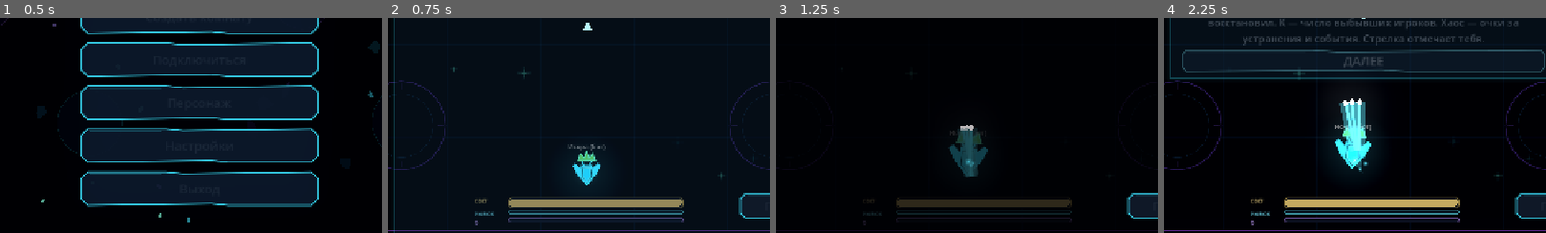
Above: before the commit, frames 1-4 (left to right).
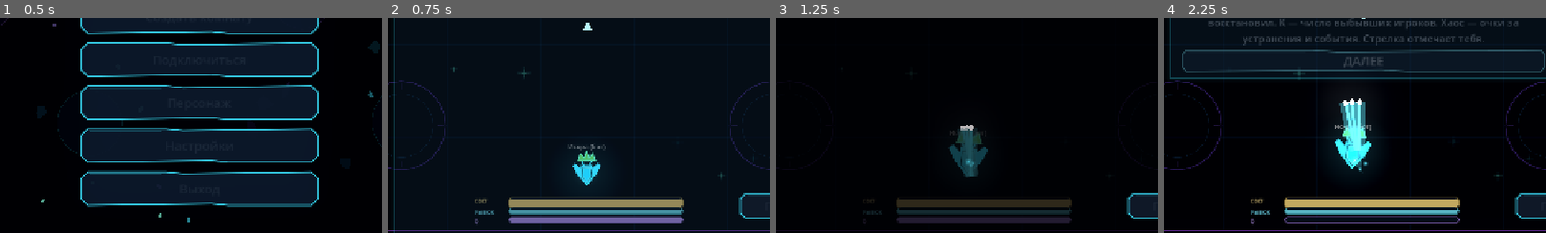
Above: after the commit, the same moments.

Repository: DvoreZZKy/svetobalamut
Game: Godot game, scene res://scenes/menu.tscn
The game is run twice, just before and just after one commit, with the same random seed, the same clock (stepped at 60 frames per second) and the same inputs.
Inputs (mouse positions are % of the whole screen's width and height, from its top left):
- Up to frame 1 (0.5 s): no input
- Up to frame 2 (0.75 s): click "Играть одному (с ботами)" at 0.5 s
- Up to frame 3 (1.25 s): no input
- Up to frame 4 (2.25 s): tap Enter (restart) at 1.25 s; move the mouse to (72, 45) at 1.27 s; hold D (right) 1.28-2 s; hold Space (dash) 1.28-2 s; tap Q (ability) at 1.35 s; click (72, 45) at 1.42 s; click "ДАЛЕЕ" at 2 s
The pictures show only the part of the screen within x 24-74%, y 49-99%; the shares and areas given below are measured in that part.

Frame 1 is identical in both runs. In frame 2, 2.4% of the frame differs, in the area x 22-78%, y 84-97%; in frame 3, 1.6%; in frame 4, 1.6%.

Commit message:
Keep shadow light meter empty, improve cooldown fills and add category icons

Diff:
--- a/scripts/arena.gd
+++ b/scripts/arena.gd
@@ -71,14 +71,16 @@
 			Vector2(0, h - cut), Vector2(0, cut)
 		])
 		draw_colored_polygon(frame, Color("#06101e", 0.96))
-		var fill_w := maxf(0.0, w * fill_ratio - 2.0)
-		if fill_w > 2.0:
-			var fill_cut := minf(cut, fill_w * 0.35)
+		var fill_w := clampf(w * fill_ratio - 2.0, 0.0, w - 2.0)
+		var inner_top := 1.5
+		var inner_bottom := maxf(inner_top + 1.0, h - 1.5)
+		if fill_w > 1.0 and inner_bottom > inner_top:
+			var fill_cut := minf(3.0, minf((inner_bottom - inner_top) * 0.45, fill_w * 0.3))
 			var fill := PackedVector2Array([
-				Vector2(1 + fill_cut, 2), Vector2(fill_w - fill_cut, 2),
-				Vector2(fill_w, 2 + fill_cut), Vector2(fill_w, h - 2 - fill_cut),
-				Vector2(fill_w - fill_cut, h - 2), Vector2(1 + fill_cut, h - 2),
-				Vector2(1, h - 2 - fill_cut), Vector2(1, 2 + fill_cut)
+				Vector2(1 + fill_cut, inner_top), Vector2(maxf(1 + fill_cut, fill_w - fill_cut), inner_top),
+				Vector2(fill_w, inner_top + fill_cut), Vector2(fill_w, inner_bottom - fill_cut),
+				Vector2(maxf(1 + fill_cut, fill_w - fill_cut), inner_bottom), Vector2(1 + fill_cut, inner_bottom),
+				Vector2(1, inner_bottom - fill_cut), Vector2(1, inner_top + fill_cut)
 			])
 			draw_colored_polygon(fill, tint.lightened(0.12))
 		draw_polyline(PackedVector2Array([frame[0], frame[1], frame[2], frame[3], frame[4], frame[5], frame[6], frame[7], frame[0]]), tint.darkened(0.22), 1.5, true)
@@ -444,24 +446,24 @@
 	light_bar.offset_right = 160
 	light_bar.offset_top = -65
 	light_bar.offset_bottom = -51
-	dash_bar = _bar(Vector2.ZERO, Vector2(292, 6), Color("#62eaff"), cl)
+	dash_bar = _bar(Vector2.ZERO, Vector2(292, 9), Color("#62eaff"), cl)
 	dash_bar.anchor_left = 0.5
 	dash_bar.anchor_right = 0.5
 	dash_bar.anchor_top = 1.0
 	dash_bar.anchor_bottom = 1.0
 	dash_bar.offset_left = -132
 	dash_bar.offset_right = 160
-	dash_bar.offset_top = -43
+	dash_bar.offset_top = -46
 	dash_bar.offset_bottom = -37
-	ability_bar = _bar(Vector2.ZERO, Vector2(292, 6), Color("#b68aff"), cl)
+	ability_bar = _bar(Vector2.ZERO, Vector2(292, 9), Color("#b68aff"), cl)
 	ability_bar.anchor_left = 0.5
 	ability_bar.anchor_right = 0.5
 	ability_bar.anchor_top = 1.0
 	ability_bar.anchor_bottom = 1.0
 	ability_bar.offset_left = -132
 	ability_bar.offset_right = 160
-	ability_bar.offset_top = -29
-	ability_bar.offset_bottom = -23
+	ability_bar.offset_top = -31
+	ability_bar.offset_bottom = -22
 	var light_caption := _label("СВЕТ", 9, Vector2.ZERO, Vector2(54, 14), cl)
 	light_caption.anchor_left = 0.5
 	light_caption.anchor_right = 0.5
@@ -479,8 +481,8 @@
 	dash_caption.anchor_bottom = 1.0
 	dash_caption.offset_left = -190
 	dash_caption.offset_right = -138
-	dash_caption.offset_top = -43
-	dash_caption.offset_bottom = -29
+	dash_caption.offset_top = -46
+	dash_caption.offset_bottom = -32
 	dash_caption.add_theme_color_override("font_color", Color("#76eaff"))
 	var ability_caption := _label("Q", 9, Vector2.ZERO, Vector2(54, 14), cl)
 	ability_caption.anchor_left = 0.5
@@ -489,8 +491,8 @@
 	ability_caption.anchor_bottom = 1.0
 	ability_caption.offset_left = -190
 	ability_caption.offset_right = -138
-	ability_caption.offset_top = -29
-	ability_caption.offset_bottom = -15
+	ability_caption.offset_top = -31
+	ability_caption.offset_bottom = -17
 	ability_caption.add_theme_color_override("font_color", Color("#c3a0ff"))
 	capsule_ammo_lbl = _label("ВОЛНЫ  ◆ ◆ ◆ ◆", 12, Vector2(18, 0), Vector2(190, 20), cl)
 	capsule_ammo_lbl.anchor_top = 1.0
@@ -1335,7 +1337,7 @@
 	if not me.is_empty():
 		var is_shadow := bool(me.get("s", false))
 		# A shadow has no light reserve: never leave the previous light fill visible.
-		light_bar.visible = not is_shadow
+		light_bar.visible = true
 		light_bar.set_fill_ratio(0.0 if is_shadow else clampf(float(me.get("l", 0.0)) / maxf(float(me.get("hpmax", 1.0)), 1.0), 0.0, 1.0))
 		var dash_cooldown := clampf(float(me.get("dc", 0.0)), 0.0, Sim.DASH_CD)
 		var ability_cooldown := clampf(float(me.get("acd", 0.0)), 0.0, 9.0)
@@ -1386,7 +1388,7 @@
 			category_ranks[1].sort_custom(func(a, b): return float(a.get("hl", 0.0)) > float(b.get("hl", 0.0)))
 			category_ranks[2].sort_custom(func(a, b): return int(a.ki) > int(b.ki))
 			category_ranks[3].sort_custom(func(a, b): return int(a.pt) > int(b.pt))
-			var category_names := ["УРОН", "ХИЛ", "УБИЙСТВА", "ХАОС"]
+			var category_names := ["⚔️ УРОН", "💚 ЛЕЧЕНИЕ", "☠️ УБИЙСТВА", "🌪️ ХАОС"]
 			var stat_keys := ["dm", "hl", "ki", "pt"]
 			var report := "[center][font_size=30][b][color=#68edff]◈  ИТОГИ МАТЧА  ◈[/color][/b][/font_size]\n"
 			report += "[font_size=22][color=#ffffff]ПОБЕДИТЕЛЬ[/color]  [color=#ffd76a]%s[/color]\n" % winner_name
@@ -1480,7 +1482,9 @@
 		rows.append(pd)
 	rows.sort_custom(func(a, b): return float(a.get(key, 0.0)) > float(b.get(key, 0.0)))
 	var accent: String = str({"dm":"#ff9b67", "hl":"#72f0b1", "ki":"#b58aff", "pt":"#ffd76a"}.get(key, "#70eaff"))
-	var lines := "[font_size=27][b][color=%s]◈  %s  ◈[/color][/b][/font_size]\n\n" % [accent, category]
+	var category_titles := {"УРОН":"⚔️  УРОН", "ХИЛ":"💚  ЛЕЧЕНИЕ", "УБИЙСТВА":"☠️  УБИЙСТВА", "ХАОС":"🌪️  ХАОС"}
+	var display_category: String = str(category_titles.get(category, category))
+	var lines := "[font_size=27][b][color=%s]%s[/color][/b][/font_size]\n\n" % [accent, display_category]
 	lines += "[table=3][cell][color=#829bb5]# / ПЕРСОНАЖ[/color][/cell][cell][color=#829bb5]ИГРОК[/color][/cell][cell][color=#829bb5]РЕЗУЛЬТАТ[/color][/cell]"
 	for i in rows.size():
 		var p: Dictionary = rows[i]
@@ -1489,7 +1493,7 @@
 		lines += "[cell][color=%s]%02d[/color][/cell][cell][color=#%s]%s%s[/color][/cell][cell][b][color=%s]%d[/color][/b][/cell]" % [accent, i + 1, player_color, str(p.n), "  [Б]" if bool(p.get("bot", false)) else "", accent, amount]
 	lines += "[/table]"
 	over_lbl.scroll_active = false
-	over_lbl.text = "[center][font_size=27][b][color=%s]◈  %s  ◈[/color][/b][/font_size][/center]" % [accent, category]
+	over_lbl.text = "[center][font_size=27][b][color=%s]%s[/color][/b][/font_size][/center]" % [accent, display_category]
 	for child in result_list.get_children():
 		child.queue_free()
 	for i in rows.size():
@@ -1546,7 +1550,7 @@
 		skin_label.add_theme_color_override("font_color", Color("#91a9c2"))
 		details.add_child(skin_label)
 		var score_label := Label.new()
-		score_label.text = "%s: %d" % [category, int(p.get(key, 0))]
+		score_label.text = "%s: %d" % [display_category, int(p.get(key, 0))]
 		score_label.custom_minimum_size.x = 150
 		score_label.horizontal_alignment = HORIZONTAL_ALIGNMENT_RIGHT
 		score_label.add_theme_font_size_override("font_size", 20)
